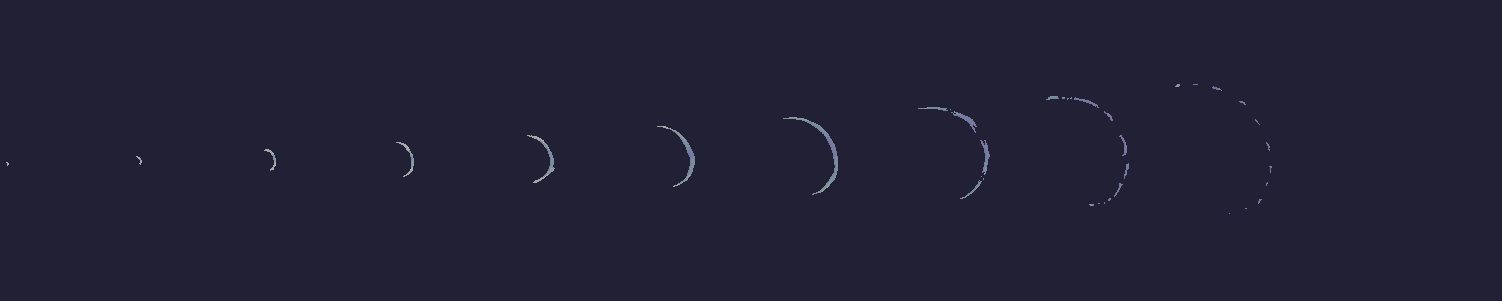
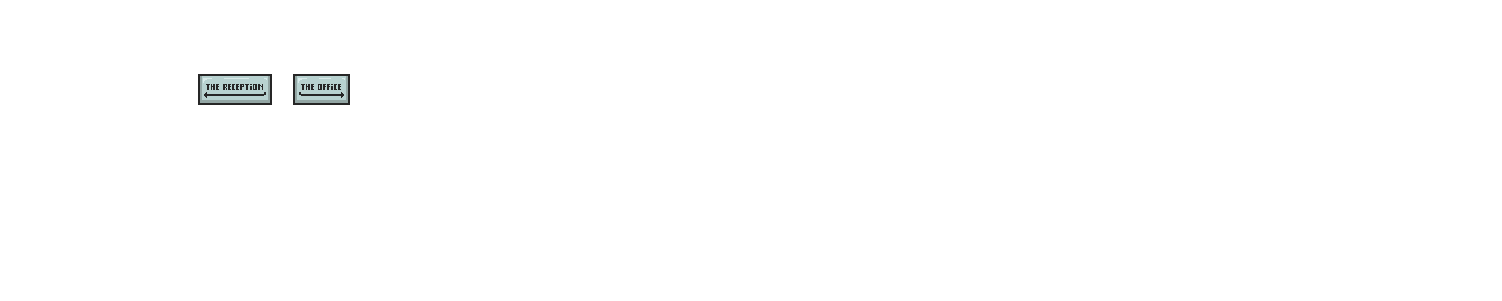
Revision of a layered 1502px x 301px image; what changed, layer by layer:
hid group "grito" (15 layers) over [4, 82, 1274, 216]
showed group "office" (1st of 2) (2 layers) over [293, 74, 350, 105]
showed group "reception" (1st of 2) (2 layers) over [198, 74, 272, 105]
hid "Capa 2" over [0, 0, 1502, 301]
